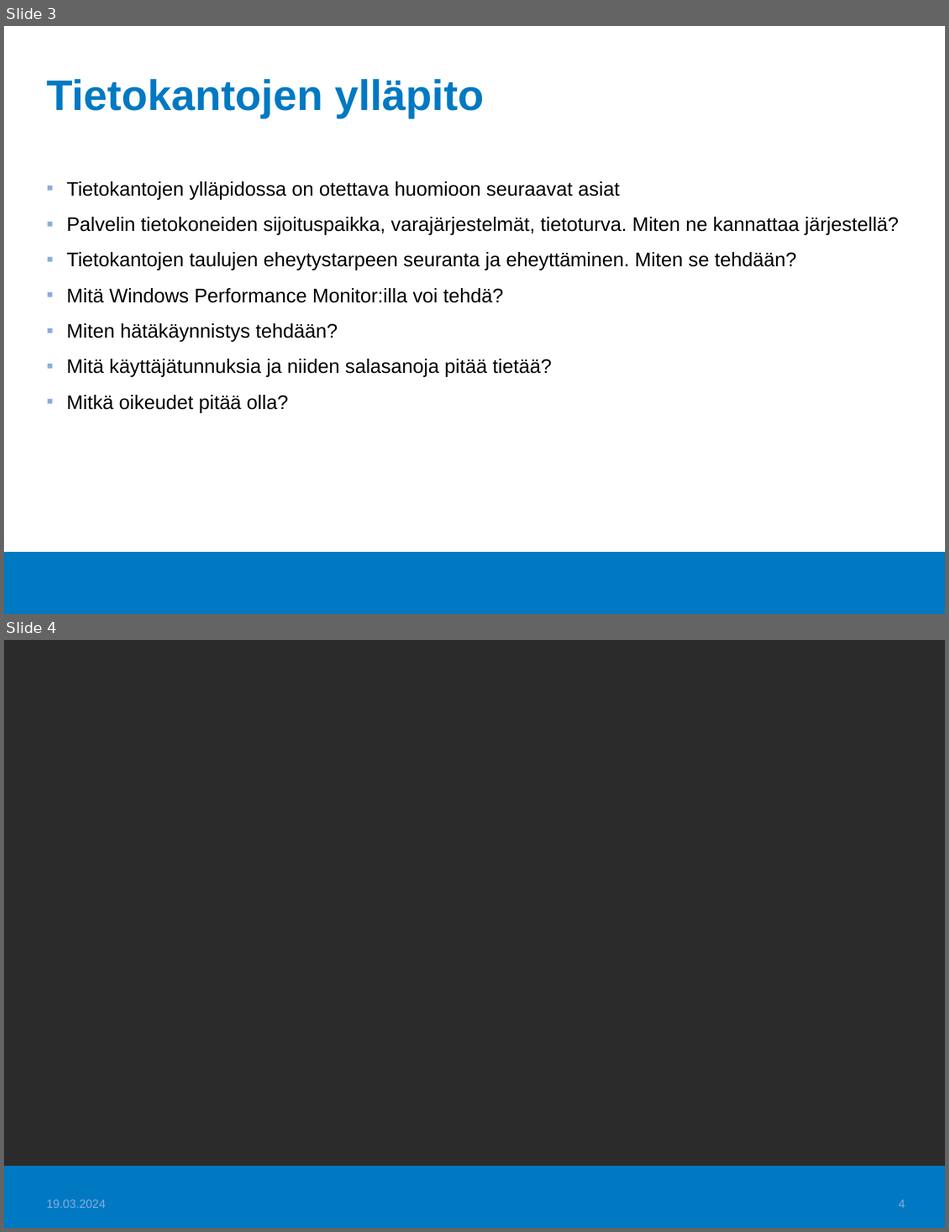
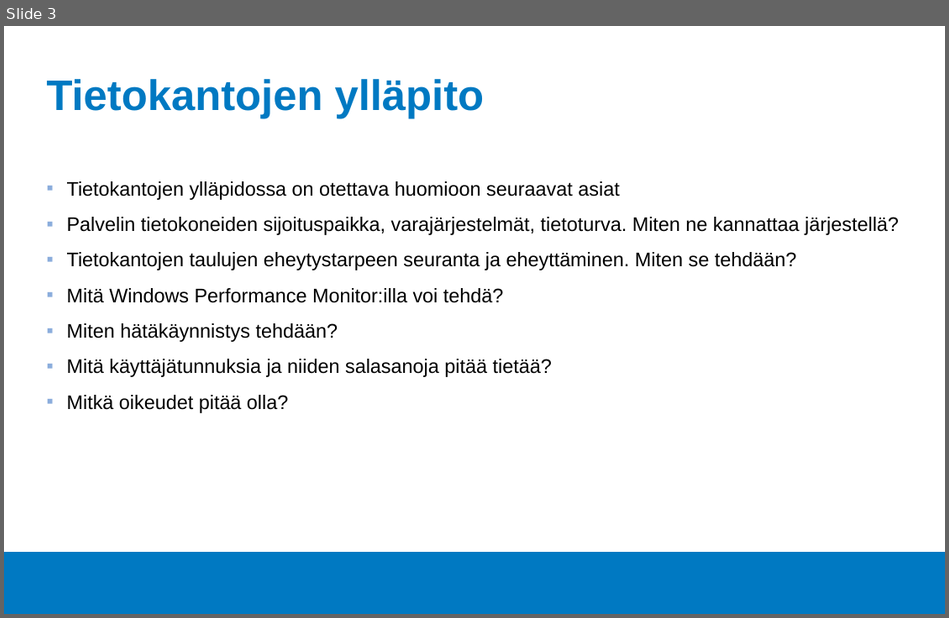
Before and after one commit to Tietokantahallinta/Tietokantahallinta.github.io, a slide deck: luennot/viikko06/Luentokalvot_06.odp. Shown one above the other, each under a label of ours: slides 3 and 4 before the commit, slide 3 after it. The pictures are 949x1232 and 949x618 pixels, drawn with LibreOffice and Linux fonts; fonts in the diff are those of the drawing; background and template pictures are left out; a plain dark background stands for a picture behind light text. Boxes give left, top, right and bottom in pixels: in the first picture for what was removed or moved away, otherwise in the second. Text is boxed around its words. In the diff, an @@ line names an element or a change of style, - is before the commit and + after.

```diff
--- a/luennot/viikko06/Luentokalvot_06.odp
+++ b/luennot/viikko06/Luentokalvot_06.odp
@@ slide 4 removed at (4, 640, 945, 1228), background picture (left out); not listed: 1 template element that a slide beside it also shows @@
@@ text removed at (47, 1199, 106, 1208) @@
-19.03.2024
@@ page number removed at (899, 1199, 905, 1208) @@
-4
```
Also in this commit, not shown: 1 slide changed, 2 slides added, 3 other files.
